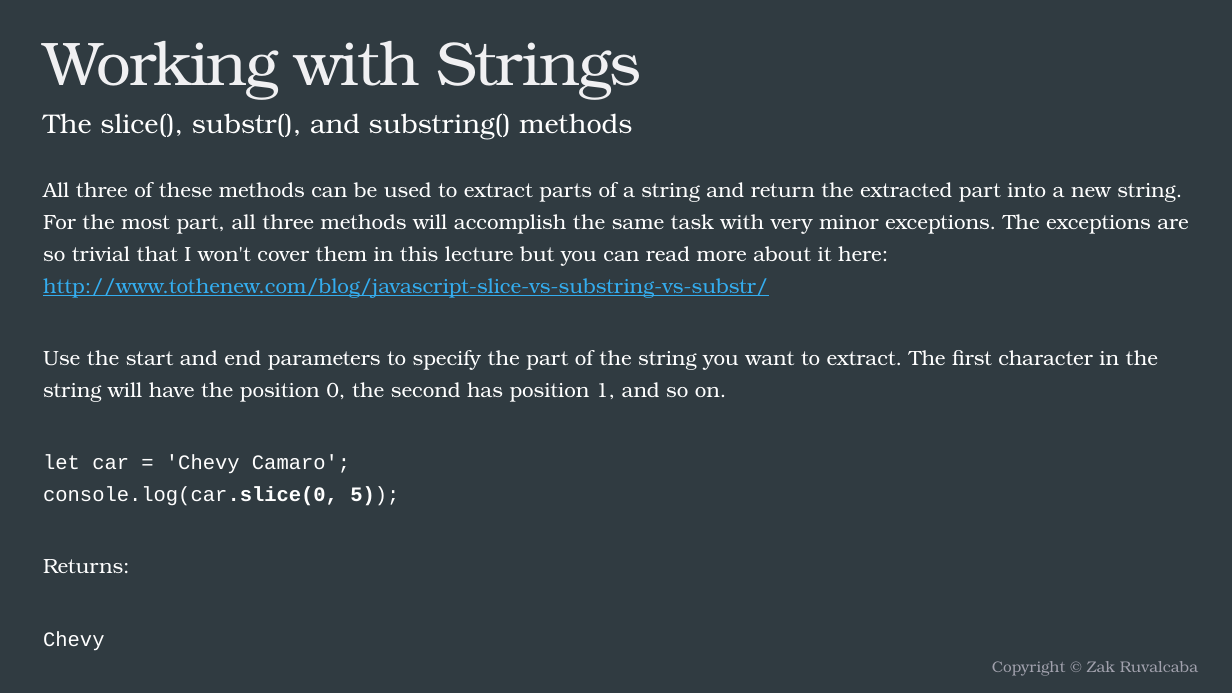
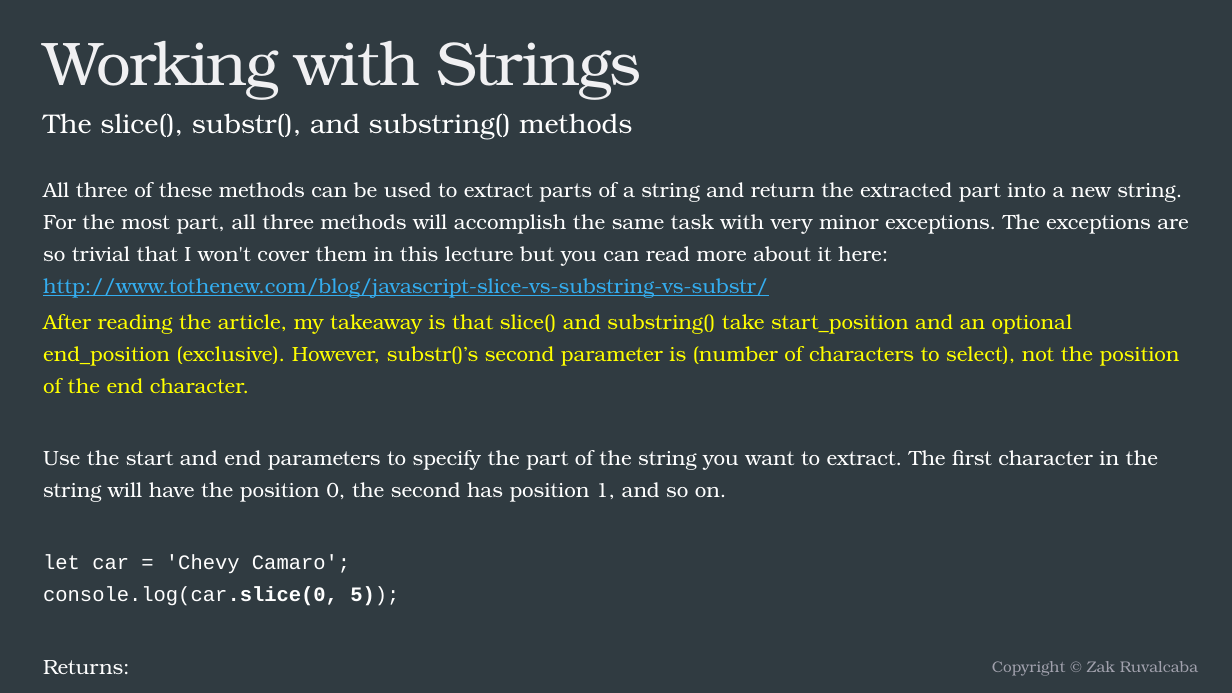
Before and after one commit to bcltester/FEWD, a slide deck: slide 19 of Lecture 10/lecture10.pptx. Drawn at 1232x693 pixels with LibreOffice and Linux fonts; fonts in the diff are those of the drawing. Boxes give left, top, right and bottom in pixels: in the first picture for what was removed or moved away, otherwise in the second. Text is boxed around its words. In the diff, an @@ line names an element or a change of style, - is before the commit and + after.

```diff
--- a/Lecture 10/lecture10.pptx
+++ b/Lecture 10/lecture10.pptx
@@ text at (43, 314, 1180, 393): paragraph added @@
+After reading the article, my takeaway is that slice() and substring() take start_position and an optional end_position (exclusive). However, substr()’s second parameter is (number of characters to select), not the position of the end character.
```
Also in this commit, not shown: 2 other slides changed, 27 other files.
